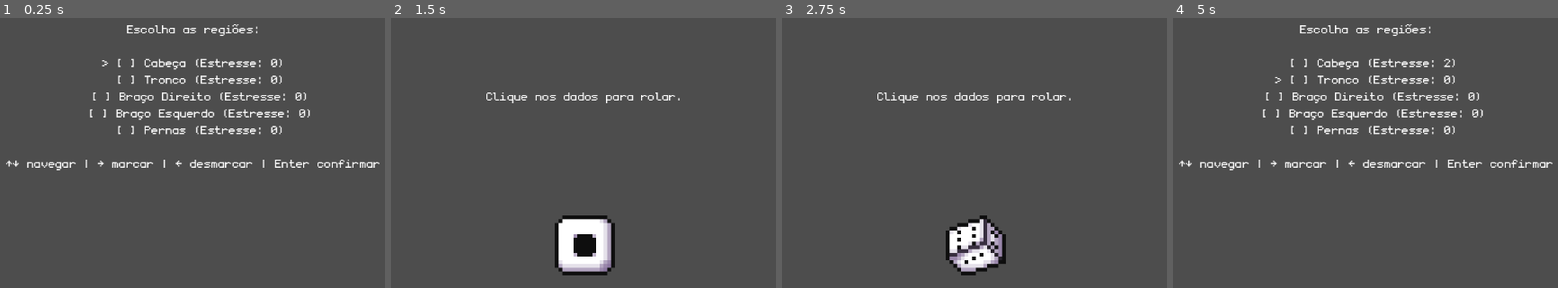
Above: before the commit, frames 1-4 (left to right).
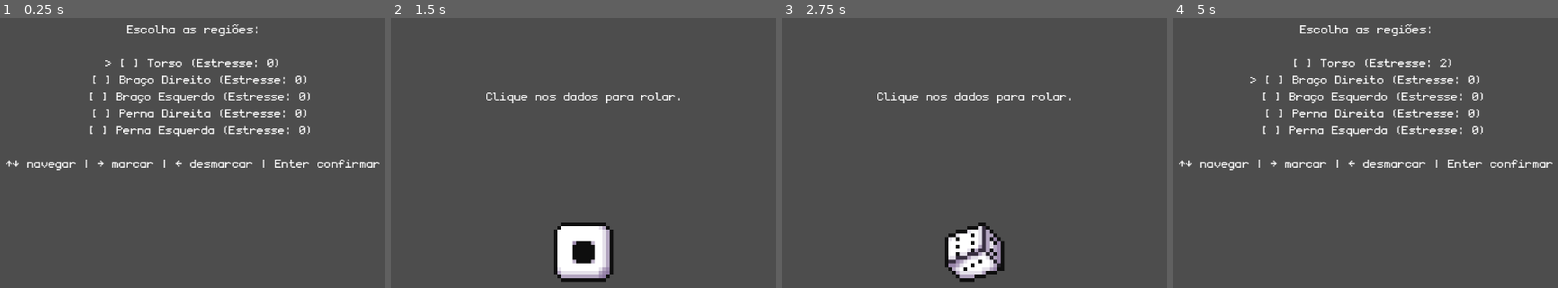
Above: after the commit, the same moments.

Repository: Matheus-Nogueira1/PelequeticosClube
Game: Godot game, scene res://screens/seletor-corpo-teste.tscn
Same seed, same stepped clock (60 frames per second), same inputs: the game is played once before the commit and once after it. This scene is started directly instead of the project's main scene.
Inputs (mouse positions are in pixels of both pictures, inside the frame that each line leads up to):
- Up to frame 1 (0.25 s): no input
- Up to frame 2 (1.5 s): tap Enter (ui_accept) at 0.5, 1.35 s; move the mouse to (741, 74) at 0.52 s; hold Right (ui_right) 0.53-1.28 s; hold Enter (ui_accept) 0.53-1.28 s; click (741, 74) at 0.67 s; move the mouse to (441, 115) at 1.27 s; hold Down (ui_down) from 1.28 s (still down); click (441, 115) at 1.42 s
- Up to frame 3 (2.75 s): tap Enter (ui_accept) at 1.52, 1.82 s; release Down (ui_down) at 2 s; click (974, 252) at 2.02 s
- Up to frame 4 (5 s): move the mouse to (1365, 244) at 2.77 s; hold Right (ui_right) 2.78-3.53 s; hold Enter (ui_accept) 2.78-3.53 s; click (1365, 244) at 2.92 s; move the mouse to (1330, 177) at 3.52 s; hold Up (ui_up) 3.53-4.28 s; tap Enter (ui_accept) at 3.6, 3.77, 4.07, 4.25 s; click (1330, 177) at 3.67 s; move the mouse to (outside the picture) at 4.27 s; hold Left (ui_left) from 4.28 s (still down); hold Enter (ui_accept) from 4.28 s (still down); click (outside the picture) at 4.42 s; tap Escape (ui_cancel) at 4.9 s

The runs differ from the first frame. In frame 1, 4.3% of the frame differs, in the area x 23-81%, y 14-44%; in frame 2, 2.3%; in frame 3, 2.4%; in frame 4, 4.3%.

Commit message:
Arrumei o lixo do erro que o jones colocou IMUNDO
o Jones me estressa as vezes se ele continuar assim vai te que ter medo da minha facada nao so da gotica

Diff:
--- /dev/null
+++ b/ascencaozeta-pelequeta/assets/new_sprite_frames.tres
@@ -0,0 +1,100 @@
+[gd_resource type="SpriteFrames" format=3 uid="uid://cjuxjuc2sqlj6"]
+
+[ext_resource type="Texture2D" uid="uid://dy7718ubsy8b6" path="res://assets/six sided die.png" id="1_4wia3"]
+
+[sub_resource type="AtlasTexture" id="AtlasTexture_ij6vw"]
+atlas = ExtResource("1_4wia3")
+region = Rect2(0, 0, 16, 16)
+
+[sub_resource type="AtlasTexture" id="AtlasTexture_ghijl"]
+atlas = ExtResource("1_4wia3")
+region = Rect2(16, 0, 16, 16)
+
+[sub_resource type="AtlasTexture" id="AtlasTexture_44cfe"]
+atlas = ExtResource("1_4wia3")
+region = Rect2(32, 0, 16, 16)
+
+[sub_resource type="AtlasTexture" id="AtlasTexture_dd465"]
+atlas = ExtResource("1_4wia3")
+region = Rect2(48, 0, 16, 16)
+
+[sub_resource type="AtlasTexture" id="AtlasTexture_lhvu3"]
+atlas = ExtResource("1_4wia3")
+region = Rect2(64, 0, 16, 16)
+
+[sub_resource type="AtlasTexture" id="AtlasTexture_4sjlk"]
+atlas = ExtResource("1_4wia3")
+region = Rect2(80, 0, 16, 16)
+
+[sub_resource type="AtlasTexture" id="AtlasTexture_qp52p"]
+atlas = ExtResource("1_4wia3")
+region = Rect2(0, 224, 16, 16)
+
+[sub_resource type="AtlasTexture" id="AtlasTexture_6ct3r"]
+atlas = ExtResource("1_4wia3")
+region = Rect2(16, 224, 16, 16)
+
+[sub_resource type="AtlasTexture" id="AtlasTexture_1kp85"]
+atlas = ExtResource("1_4wia3")
+region = Rect2(32, 224, 16, 16)
+
+[sub_resource type="AtlasTexture" id="AtlasTexture_qnedo"]
+atlas = ExtResource("1_4wia3")
+region = Rect2(48, 224, 16, 16)
+
+[sub_resource type="AtlasTexture" id="AtlasTexture_wyqjk"]
+atlas = ExtResource("1_4wia3")
+region = Rect2(64, 224, 16, 16)
+
+[sub_resource type="AtlasTexture" id="AtlasTexture_k85er"]
+atlas = ExtResource("1_4wia3")
+region = Rect2(80, 224, 16, 16)
+
+[resource]
+animations = [{
+"frames": [{
+"duration": 1.0,
+"texture": SubResource("AtlasTexture_ij6vw")
+}, {
+"duration": 1.0,
+"texture": SubResource("AtlasTexture_ghijl")
+}, {
+"duration": 1.0,
+"texture": SubResource("AtlasTexture_44cfe")
+}, {
+"duration": 1.0,
+"texture": SubResource("AtlasTexture_dd465")
+}, {
+"duration": 1.0,
+"texture": SubResource("AtlasTexture_lhvu3")
+}, {
+"duration": 1.0,
+"texture": SubResource("AtlasTexture_4sjlk")
+}],
+"loop": false,
+"name": &"default",
+"speed": 12.0
+}, {
+"frames": [{
+"duration": 1.0,
+"texture": SubResource("AtlasTexture_qp52p")
+}, {
+"duration": 1.0,
+"texture": SubResource("AtlasTexture_6ct3r")
+}, {
+"duration": 1.0,
+"texture": SubResource("AtlasTexture_1kp85")
+}, {
+"duration": 1.0,
+"texture": SubResource("AtlasTexture_qnedo")
+}, {
+"duration": 1.0,
+"texture": SubResource("AtlasTexture_wyqjk")
+}, {
+"duration": 1.0,
+"texture": SubResource("AtlasTexture_k85er")
+}],
+"loop": false,
+"name": &"rolar",
+"speed": 5.0
+}]
--- a/ascencaozeta-pelequeta/screens/seletor-corpo-teste.tscn
+++ b/ascencaozeta-pelequeta/screens/seletor-corpo-teste.tscn
@@ -1,111 +1,14 @@
 [gd_scene format=3 uid="uid://dnyfv6ohwdxhc"]
 
 [ext_resource type="Script" uid="uid://ci8sfp72i0jvr" path="res://scripts/seletor-corpo.gd" id="1_r2xsd"]
-[ext_resource type="FontFile" uid="uid://d07vpj0lfm57h" path="res://fonts/monogram-extended.ttf" id="2_lj6u0"]
+[ext_resource type="FontFile" uid="uid://bekpl1ntck7o" path="res://fonts/monogram-extended.ttf" id="2_lj6u0"]
 [ext_resource type="Script" uid="uid://degebnrp74wd7" path="res://scripts/dados.gd" id="3_201in"]
-[ext_resource type="Texture2D" uid="uid://dy7718ubsy8b6" path="res://assets/six sided die.png" id="4_cem1o"]
-[ext_resource type="Script" uid="uid://clqudknqk5key" path="res://scripts/click-dados-d6.gd" id="5_k5gy5"]
+[ext_resource type="SpriteFrames" uid="uid://cjuxjuc2sqlj6" path="res://assets/new_sprite_frames.tres" id="4_r2xsd"]
+[ext_resource type="Script" path="res://scripts/click-dados-d6.gd" id="5_k5gy5"]
 
 [sub_resource type="LabelSettings" id="LabelSettings_6cdta"]
 font = ExtResource("2_lj6u0")
 font_size = 30
-
-[sub_resource type="AtlasTexture" id="AtlasTexture_ij6vw"]
-atlas = ExtResource("4_cem1o")
-region = Rect2(0, 0, 16, 16)
-
-[sub_resource type="AtlasTexture" id="AtlasTexture_ghijl"]
-atlas = ExtResource("4_cem1o")
-region = Rect2(16, 0, 16, 16)
-
-[sub_resource type="AtlasTexture" id="AtlasTexture_44cfe"]
-atlas = ExtResource("4_cem1o")
-region = Rect2(32, 0, 16, 16)
-
-[sub_resource type="AtlasTexture" id="AtlasTexture_dd465"]
-atlas = ExtResource("4_cem1o")
-region = Rect2(48, 0, 16, 16)
-
-[sub_resource type="AtlasTexture" id="AtlasTexture_lhvu3"]
-atlas = ExtResource("4_cem1o")
-region = Rect2(64, 0, 16, 16)
-
-[sub_resource type="AtlasTexture" id="AtlasTexture_4sjlk"]
-atlas = ExtResource("4_cem1o")
-region = Rect2(80, 0, 16, 16)
-
-[sub_resource type="AtlasTexture" id="AtlasTexture_qp52p"]
-atlas = ExtResource("4_cem1o")
-region = Rect2(0, 224, 16, 16)
-
-[sub_resource type="AtlasTexture" id="AtlasTexture_6ct3r"]
-atlas = ExtResource("4_cem1o")
-region = Rect2(16, 224, 16, 16)
-
-[sub_resource type="AtlasTexture" id="AtlasTexture_1kp85"]
-atlas = ExtResource("4_cem1o")
-region = Rect2(32, 224, 16, 16)
-
-[sub_resource type="AtlasTexture" id="AtlasTexture_qnedo"]
-atlas = ExtResource("4_cem1o")
-region = Rect2(48, 224, 16, 16)
-
-[sub_resource type="AtlasTexture" id="AtlasTexture_wyqjk"]
-atlas = ExtResource("4_cem1o")
-region = Rect2(64, 224, 16, 16)
-
-[sub_resource type="AtlasTexture" id="AtlasTexture_k85er"]
-atlas = ExtResource("4_cem1o")
-region = Rect2(80, 224, 16, 16)
-
-[sub_resource type="SpriteFrames" id="SpriteFrames_w7kki"]
-animations = [{
-"frames": [{
-"duration": 1.0,
-"texture": SubResource("AtlasTexture_ij6vw")
-}, {
-"duration": 1.0,
-"texture": SubResource("AtlasTexture_ghijl")
-}, {
-"duration": 1.0,
-"texture": SubResource("AtlasTexture_44cfe")
-}, {
-"duration": 1.0,
-"texture": SubResource("AtlasTexture_dd465")
-}, {
-"duration": 1.0,
-"texture": SubResource("AtlasTexture_lhvu3")
-}, {
-"duration": 1.0,
-"texture": SubResource("AtlasTexture_4sjlk")
-}],
-"loop": false,
-"name": &"default",
-"speed": 12.0
-}, {
-"frames": [{
-"duration": 1.0,
-"texture": SubResource("AtlasTexture_qp52p")
-}, {
-"duration": 1.0,
-"texture": SubResource("AtlasTexture_6ct3r")
-}, {
-"duration": 1.0,
-"texture": SubResource("AtlasTexture_1kp85")
-}, {
-"duration": 1.0,
-"texture": SubResource("AtlasTexture_qnedo")
-}, {
-"duration": 1.0,
-"texture": SubResource("AtlasTexture_wyqjk")
-}, {
-"duration": 1.0,
-"texture": SubResource("AtlasTexture_k85er")
-}],
-"loop": false,
-"name": &"rolar",
-"speed": 5.0
-}]
 
 [node name="Control" type="Control" unique_id=1775997112]
 clip_contents = true
@@ -132,74 +35,72 @@
 vertical_alignment = 1
 
 [node name="HBoxContainer" type="HBoxContainer" parent="." unique_id=1303049988]
-custom_minimum_size = Vector2(64, 64)
 layout_mode = 1
 anchors_preset = 12
 anchor_top = 1.0
 anchor_right = 1.0
 anchor_bottom = 1.0
-offset_top = -166.0
+offset_left = -2.0
+offset_top = -130.0
+offset_right = -2.0
+offset_bottom = -14.0
 grow_horizontal = 2
 grow_vertical = 0
 theme_override_constants/separation = 100
 alignment = 1
 
-[node name="Dado1" type="Control" parent="HBoxContainer" unique_id=914161007]
-custom_minimum_size = Vector2(100, 64)
+[node name="Dado5" type="TextureButton" parent="HBoxContainer" unique_id=89519910]
+layout_mode = 2
+size_flags_stretch_ratio = 0.0
+script = ExtResource("3_201in")
+
+[node name="AnimatedSprite2D" type="AnimatedSprite2D" parent="HBoxContainer/Dado5" unique_id=78574818]
+texture_filter = 1
+position = Vector2(10, 62)
+scale = Vector2(6, 6)
+sprite_frames = ExtResource("4_r2xsd")
+script = ExtResource("5_k5gy5")
+
+[node name="Dado4" type="TextureButton" parent="HBoxContainer" unique_id=1840499809]
 layout_mode = 2
 script = ExtResource("3_201in")
 
-[node name="AnimatedSprite2D" type="AnimatedSprite2D" parent="HBoxContainer/Dado1" unique_id=78574818]
+[node name="AnimatedSprite2D" type="AnimatedSprite2D" parent="HBoxContainer/Dado4" unique_id=832630026]
 texture_filter = 1
-position = Vector2(0, 87)
+position = Vector2(10, 62)
 scale = Vector2(6, 6)
-sprite_frames = SubResource("SpriteFrames_w7kki")
+sprite_frames = ExtResource("4_r2xsd")
 script = ExtResource("5_k5gy5")
 
-[node name="Dado2" type="Control" parent="HBoxContainer" unique_id=311150192]
-custom_minimum_size = Vector2(64, 64)
+[node name="Dado3" type="TextureButton" parent="HBoxContainer" unique_id=587896560]
+layout_mode = 2
+script = ExtResource("3_201in")
+
+[node name="AnimatedSprite2D" type="AnimatedSprite2D" parent="HBoxContainer/Dado3" unique_id=68722154]
+texture_filter = 1
+position = Vector2(10, 62)
+scale = Vector2(6, 6)
+sprite_frames = ExtResource("4_r2xsd")
+script = ExtResource("5_k5gy5")
+
+[node name="Dado2" type="TextureButton" parent="HBoxContainer" unique_id=1963910781]
 layout_mode = 2
 script = ExtResource("3_201in")
 
 [node name="AnimatedSprite2D" type="AnimatedSprite2D" parent="HBoxContainer/Dado2" unique_id=289641268]
 texture_filter = 1
-position = Vector2(0, 87)
+position = Vector2(10, 62)
 scale = Vector2(6, 6)
-sprite_frames = SubResource("SpriteFrames_w7kki")
+sprite_frames = ExtResource("4_r2xsd")
 script = ExtResource("5_k5gy5")
 
-[node name="Dado3" type="Control" parent="HBoxContainer" unique_id=542089724]
-custom_minimum_size = Vector2(64, 64)
+[node name="Dado1" type="TextureButton" parent="HBoxContainer" unique_id=1444340003]
 layout_mode = 2
 script = ExtResource("3_201in")
 
-[node name="AnimatedSprite2D" type="AnimatedSprite2D" parent="HBoxContainer/Dado3" unique_id=68722154]
+[node name="AnimatedSprite2D" type="AnimatedSprite2D" parent="HBoxContainer/Dado1" unique_id=3528452]
 texture_filter = 1
-position = Vector2(0, 87)
+position = Vector2(10, 62)
 scale = Vector2(6, 6)
-sprite_frames = SubResource("SpriteFrames_w7kki")
+sprite_frames = ExtResource("4_r2xsd")
 script = ExtResource("5_k5gy5")
-
-[node name="Dado4" type="Control" parent="HBoxContainer" unique_id=882232676]
-custom_minimum_size = Vector2(64, 64)
-layout_mode = 2
-script = ExtResource("3_201in")
-
-[node name="AnimatedSprite2D" type="AnimatedSprite2D" parent="HBoxContainer/Dado4" unique_id=234803235]
-texture_filter = 1
-position = Vector2(0, 87)
-scale = Vector2(6, 6)
-sprite_frames = SubResource("SpriteFrames_w7kki")
-script = ExtResource("5_k5gy5")
-
-[node name="Dado5" type="Control" parent="HBoxContainer" unique_id=771457078]
-custom_minimum_size = Vector2(64, 64)
-layout_mode = 2
-script = ExtResource("3_201in")
-
-[node name="AnimatedSprite2D" type="AnimatedSprite2D" parent="HBoxContainer/Dado5" unique_id=832630026]
-texture_filter = 1
-position = Vector2(0, 87)
-scale = Vector2(6, 6)
-sprite_frames = SubResource("SpriteFrames_w7kki")
-script = ExtResource("5_k5gy5")
--- a/ascencaozeta-pelequeta/scripts/dados.gd
+++ b/ascencaozeta-pelequeta/scripts/dados.gd
@@ -1,4 +1,4 @@
-extends Control
+extends TextureButton
 class_name DadoUI
 
 signal dado_rolado(valor: int)
@@ -9,56 +9,80 @@
 var travado: bool = false
 var resultado_final: int = 0
 
+@export var tamanho_botao: Vector2 = Vector2(96, 96)
+@export var escala_visual: float = 6
+@export var margem_vertical: float = 12.0
+@export var margem_horizontal: float = 4.0
+
 func _ready() -> void:
-	mouse_filter = Control.MOUSE_FILTER_STOP
-	custom_minimum_size = Vector2(96, 96)
+	custom_minimum_size = tamanho_botao
+	size = tamanho_botao
+	focus_mode = Control.FOCUS_NONE
+	mouse_default_cursor_shape = Control.CURSOR_POINTING_HAND
+
+	pressed.connect(_on_pressed)
 	resized.connect(_ajustar_sprite)
+
+	sprite.centered = true
 	_ajustar_sprite()
 	preparar()
 
-# Ajusta o sprite para ficar centralizado e proporcional ao tamanho do Control.
 func _ajustar_sprite() -> void:
-	sprite.position = size * 0.5
+	var area_util: Vector2 = Vector2(
+		max(size.x - margem_horizontal * 1.0, 1.0),
+		max(size.y - margem_vertical * 1.0, 1.0)
+	)
 
-	var menor_lado: float = min(size.x, size.y)
-	if menor_lado <= 0.0:
-		menor_lado = 64.0
+	sprite.position = Vector2(size.x * 0.5, size.y * 0.5)
+	sprite.scale = Vector2.ONE * escala_visual
 
-# Deixa o dado pronto para uma nova rolagem.
-func preparar() -> void:
-	rolando = false
-	travado = false
-	resultado_final = 0
-	mouse_filter = Control.MOUSE_FILTER_STOP
-	sprite.stop()
-	sprite.animation = "default"
-	sprite.frame = 0
-
-# Detecta o clique do usuário no dado.
 func _gui_input(event: InputEvent) -> void:
 	if travado or rolando:
 		return
 
 	if event is InputEventMouseButton and event.button_index == MOUSE_BUTTON_LEFT and event.pressed:
-		rolar_dado()
+		var local_pos: Vector2 = get_local_mouse_position()
 
-# Faz o dado girar e depois mostra a face final.
+		var limite_superior: float = margem_vertical
+		var limite_inferior: float = size.y - margem_vertical
+		var limite_esquerdo: float = margem_horizontal
+		var limite_direito: float = size.x - margem_horizontal
+
+		if local_pos.x >= limite_esquerdo and local_pos.x <= limite_direito and local_pos.y >= limite_superior and local_pos.y <= limite_inferior:
+			rolar_dado()
+
+func preparar() -> void:
+	rolando = false
+	travado = false
+	resultado_final = 0
+	disabled = false
+	sprite.stop()
+	sprite.animation = "default"
+	sprite.frame = 0
+	sprite.visible = true
+
+func _on_pressed() -> void:
+	# Mantido por segurança, mas o clique real é filtrado no _gui_input
+	pass
+
 func rolar_dado() -> void:
 	if travado or rolando:
 		return
 
 	rolando = true
 	travado = true
-	mouse_filter = Control.MOUSE_FILTER_IGNORE
+	disabled = true
 
 	sprite.play("rolar")
 
 	await get_tree().create_timer(randf_range(1.0, 1.5)).timeout
 
 	resultado_final = randi_range(1, 6)
+
 	sprite.stop()
 	sprite.animation = "default"
 	sprite.frame = resultado_final - 1
 
 	rolando = false
+	disabled = false
 	dado_rolado.emit(resultado_final)
--- a/ascencaozeta-pelequeta/scripts/seletor-corpo.gd
+++ b/ascencaozeta-pelequeta/scripts/seletor-corpo.gd
@@ -1,6 +1,13 @@
 extends Control
 
-var regioes: Array[String] = ["Cabeça", "Tronco", "Braço Direito", "Braço Esquerdo", "Pernas"]
+var regioes: Array[String] = [
+	"Torso",
+	"Braço Direito",
+	"Braço Esquerdo",
+	"Perna Direita",
+	"Perna Esquerda"
+]
+
 var selecionadas: Array[bool] = [false, false, false, false, false]
 var estresse: Array[int] = [0, 0, 0, 0, 0]
 
@@ -22,14 +29,15 @@
 	esconder_dados()
 	atualizar_texto()
 
-# Conecta o sinal de cada dado à função que recebe o resultado.
 func _conectar_dados() -> void:
 	for i in range(dados_container.get_child_count()):
-		var dado := dados_container.get_child(i) as DadoUI
-		if dado != null and not dado.dado_rolado.is_connected(_on_dado_rolado.bind(i)):
-			dado.dado_rolado.connect(_on_dado_rolado.bind(i))
-
-# Controla a seleção das regiões enquanto o jogador estiver montando o ataque.
+		var dado: DadoUI = dados_container.get_child(i) as DadoUI
+		if dado != null:
+			var slot: int = i
+			dado.dado_rolado.connect(func(valor: int) -> void:
+				_on_dado_rolado(valor, slot)
+			)
+
 func _process(_delta: float) -> void:
 	if estado == "selecionando":
 		if Input.is_action_just_pressed("ui_up"):
@@ -55,7 +63,6 @@
 		if Input.is_action_just_pressed("ui_cancel"):
 			voltar_para_selecao()
 
-# Atualiza o texto da interface com cursor, seleção e estresse.
 func atualizar_texto() -> void:
 	var texto: String = "Escolha as regiões:\n\n"
 
@@ -67,7 +74,6 @@
 	texto += "\n↑↓ navegar | → marcar | ← desmarcar | Enter confirmar"
 	label.text = texto
 
-# Coleta as regiões selecionadas e inicia a fase de rolagem.
 func confirmar_selecao() -> void:
 	indices_escolhidos.clear()
 
@@ -86,12 +92,13 @@
 	estado = "aguardando_cliques"
 	valores_rolados.clear()
 	valores_rolados.resize(indices_escolhidos.size())
+	for i in range(valores_rolados.size()):
+		valores_rolados[i] = 0
 	dados_pendentes = indices_escolhidos.size()
 
 	_preparar_dados_visuais(indices_escolhidos.size())
 	label.text = "Clique nos dados para rolar."
 
-# Prepara e mostra apenas a quantidade de dados necessária.
 func _preparar_dados_visuais(qtd: int) -> void:
 	mostrar_dados(qtd)
 
@@ -100,7 +107,6 @@
 		if dado != null:
 			dado.preparar()
 
-# Recebe o valor final de cada dado clicado.
 func _on_dado_rolado(valor: int, slot: int) -> void:
 	if estado != "aguardando_cliques":
 		return
@@ -117,7 +123,6 @@
 	if dados_pendentes <= 0:
 		finalizar_combate()
 
-# Finaliza o combate depois que todos os dados forem clicados.
 func finalizar_combate() -> void:
 	var regioes_escolhidas: Array[String] = []
 
@@ -148,7 +153,6 @@
 		texto += "\nAtaque defendido."
 
 	texto += "\n\nPressione Esc para voltar."
-
 	label.text = texto
 
 	for i in range(selecionadas.size()):
@@ -156,7 +160,6 @@
 
 	estado = "resultado"
 
-# Volta da tela de resultado para a seleção.
 func voltar_para_selecao() -> void:
 	estado = "selecionando"
 	valores_rolados.clear()
@@ -165,7 +168,6 @@
 	esconder_dados()
 	atualizar_texto()
 
-# Aplica estresse nas regiões que falharam.
 func aplicar_estresse(resultado: Dictionary) -> void:
 	var resultados: Array = resultado["resultados_por_regiao"]
 
@@ -184,20 +186,18 @@
 		elif categoria == "Falha Regular":
 			estresse[index] += 1
 
-# Mostra só os dados necessários para a rolagem atual.
 func mostrar_dados(qtd: int) -> void:
 	for i in range(dados_container.get_child_count()):
 		var dado := dados_container.get_child(i) as Control
-		dado.visible = i < qtd
-
-# Esconde todos os dados da interface.
+		if dado != null:
+			dado.visible = i < qtd
+
 func esconder_dados() -> void:
 	for dado in dados_container.get_children():
 		var dado_control := dado as Control
 		if dado_control != null:
 			dado_control.visible = false
 
-# Função oficial do combate D6 do Oblívio.
 func rolar_teste_combate_d6(regioes_arriscadas: Array[String], protecao_alvo: int, dano_arma: int, atributo_dano: int, dados_fixos: Array[int] = []) -> Dictionary:
 	var quantidade: int = clamp(regioes_arriscadas.size(), 1, 5)
 	regioes_arriscadas = regioes_arriscadas.slice(0, quantidade)
@@ -267,7 +267,6 @@
 		"dano_causado": dano_causado
 	}
 
-# Avalia o resultado do D6 conforme a zona de acerto.
 func avaliar_resultado_d6(valor: int) -> String:
 	if valor == ZONA_ACERTO_EXTREMO:
 		return "Sucesso Extremo"
